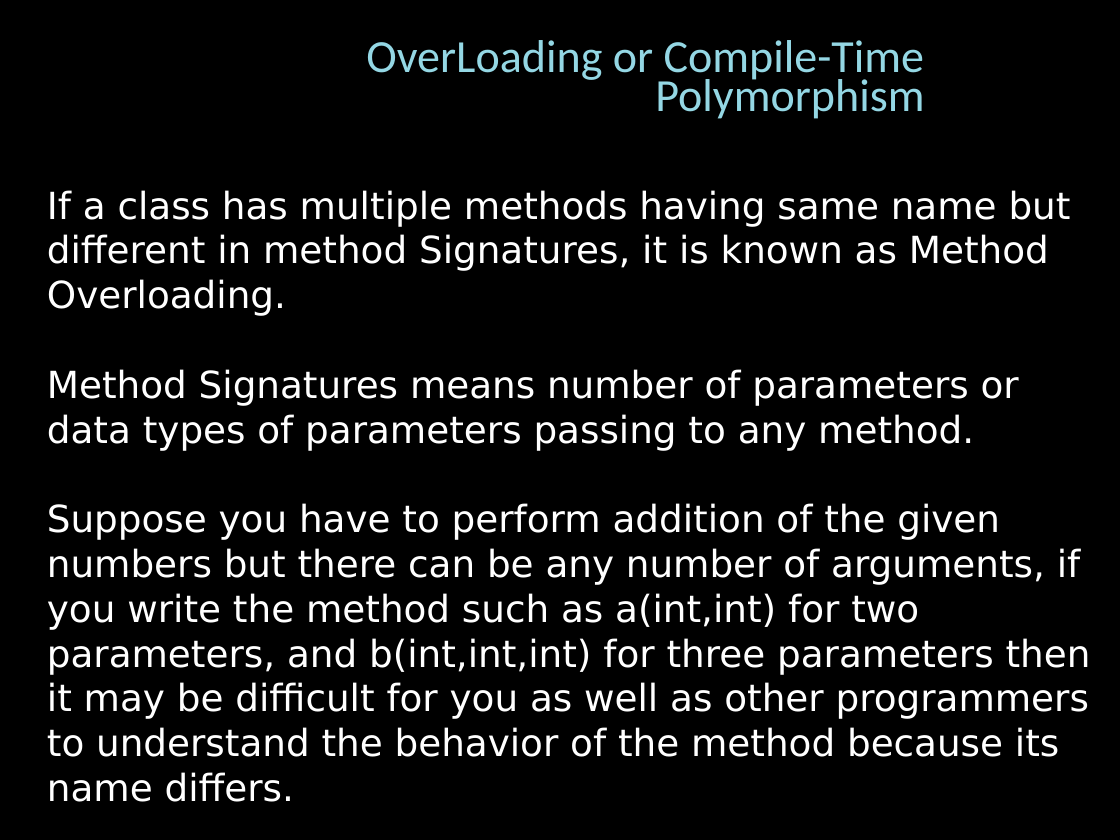
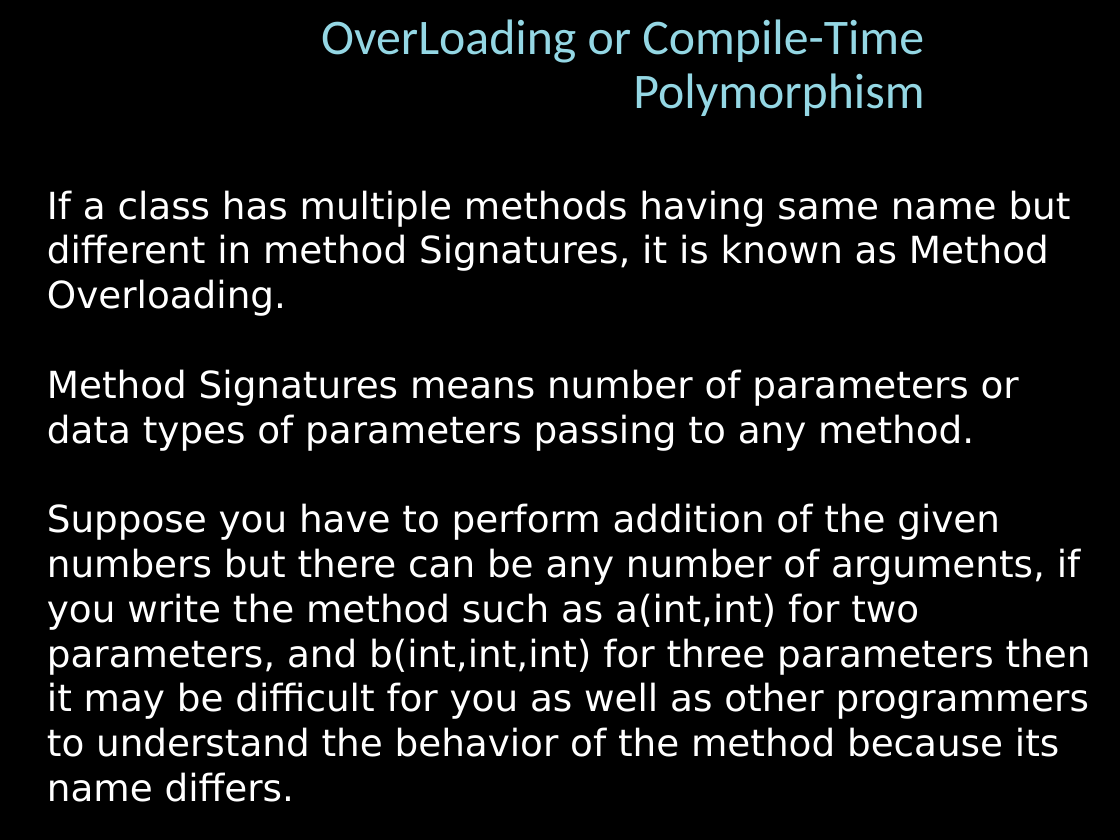
Before and after one commit to shubh1407/JavaTutorials, a slide deck: slide 43 of java_ppt.pptx. Drawn at 1120x840 pixels with LibreOffice and Linux fonts; fonts in the diff are those of the drawing; background and template pictures are left out. Boxes give left, top, right and bottom in pixels: in the first picture for what was removed or moved away, otherwise in the second. Text is boxed around its words. In the diff, an @@ line names an element or a change of style, - is before the commit and + after.

```diff
--- a/java_ppt.pptx
+++ b/java_ppt.pptx
@@ subtitle "OverLoading or Compile-Time Polymorphism" at box(321, 19, 924, 116): size 29.6 to 32 pt; line spacing 0.7 to 0.9 @@
```
Also in this commit, not shown: 10 other slides changed, 66 slides added, 29 other files.
